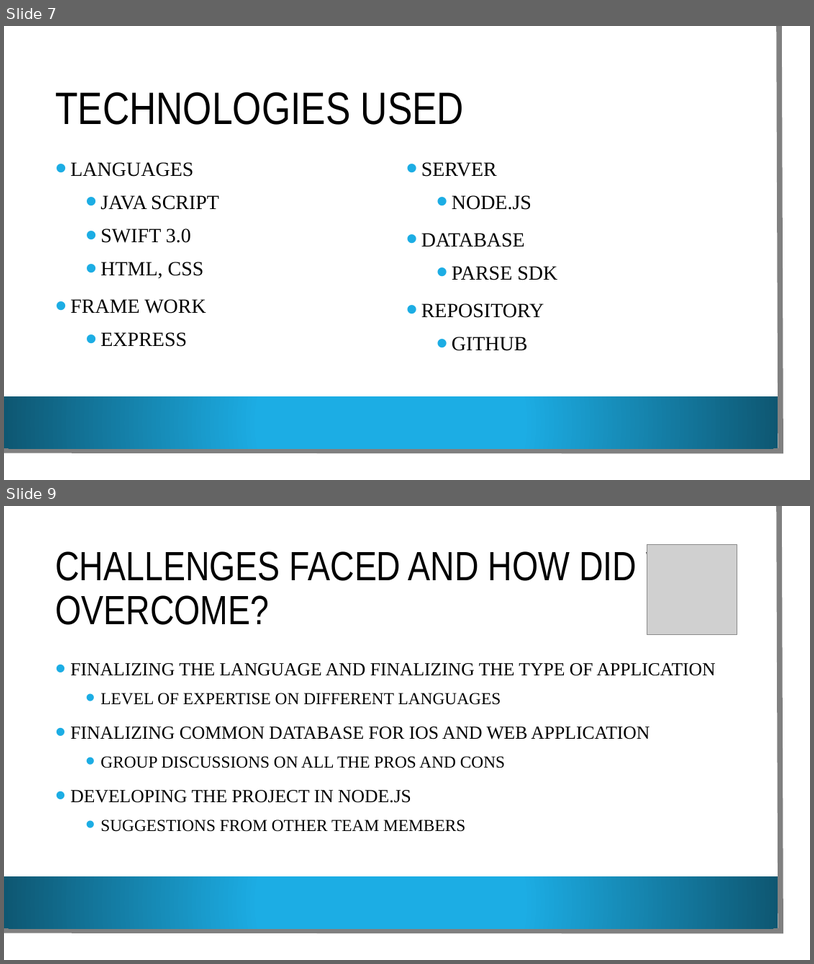
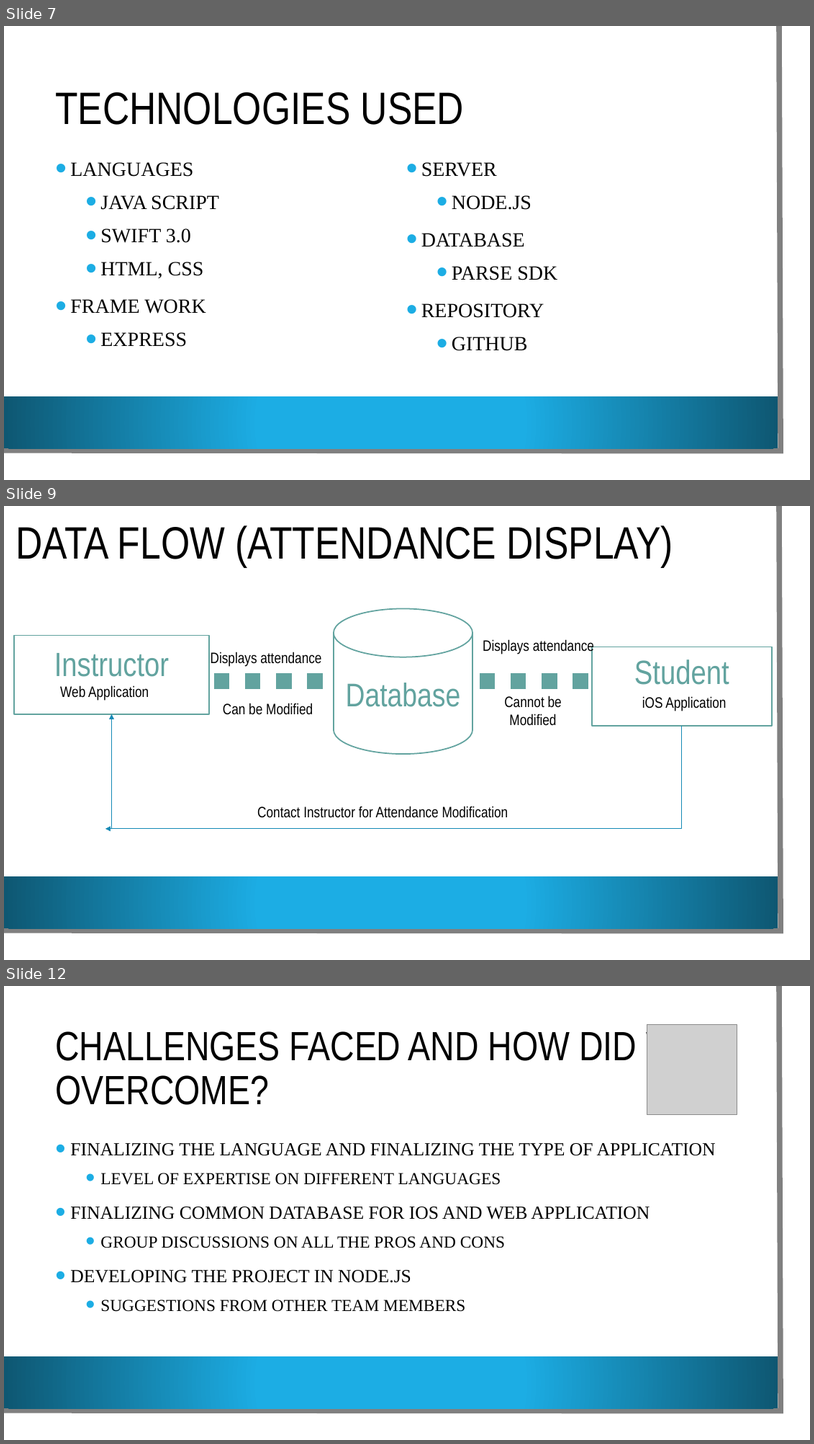
Before and after one commit to VamsiDevalla/Student-Attendance-Tracking, a slide deck: final ppt.pptx. Shown one above the other, each under a label of ours: slides 7 and 9 before the commit, slides 7, 9 and 12 after it; the slides between them are not shown. The pictures are 814x964 and 814x1444 pixels, drawn with LibreOffice and Linux fonts; fonts in the diff are those of the drawing; grey boxes stand for pictures; background and template pictures are left out. Boxes give left, top, right and bottom in pixels: in the first picture for what was removed or moved away, otherwise in the second. Text is boxed around its words. In the diff, an @@ line names an element or a change of style, - is before the commit and + after.

```diff
--- a/final ppt.pptx
+++ b/final ppt.pptx
@@ slide 9 added at [4,506,810,960], background picture (left out); not listed: 3 template elements that a slide beside it also shows @@
@@ title added at [16,525,674,567], 54 pt, text #000000 @@
+DATA FLOW (ATTENDANCE DISPLAY)
@@ cylinder added at [334,609,473,754], fill #FFFFFF, outline #62A39F 1.5 pt, 39 pt, text #62A39F @@
+Database
@@ rectangle added at [14,636,210,714], fill #FFFFFF, outline #62A39F 1.5 pt @@
@@ text added at [54,653,169,677], 40 pt, text #62A39F @@
+Instructor
@@ text added at [211,651,322,667], 18 pt, text #000000 @@
+Displays attendance
@@ text added at [483,639,594,655], 18 pt, text #000000 @@
+Displays attendance
@@ rectangle added at [593,647,772,726], fill #FFFFFF, outline #62A39F 1.5 pt @@
@@ text added at [635,659,730,685], 40 pt, text #62A39F @@
+Student
@@ text added at [60,685,149,700], 18 pt, text #000000 @@
+Web Application
@@ line added from (214, 682) to (335, 682), #62A39F 18.5 pt dashed @@
@@ line added from (589, 682) to (474, 682), #62A39F 18.5 pt dashed @@
@@ text added at [504,695,562,726], 18 pt, text #000000 @@
+Cannot be Modified
@@ text added at [643,696,726,711], 18 pt, text #000000 @@
+iOS Application
@@ arrow added from (112, 829) to (112, 714), #168BB7 0.75 pt @@
@@ text added at [223,703,313,715], 18 pt, text #000000 @@
+Can be Modified
@@ elbow arrow added from (682, 726) to (106, 829), #168BB7 0.75 pt @@
@@ text added at [257,806,509,818], 18 pt, text #000000 @@
+Contact Instructor for Attendance Modification
@@ what was slide 9 is now slide 12 @@
```
Also in this commit, not shown: 2 slides changed, 2 other slides added.
